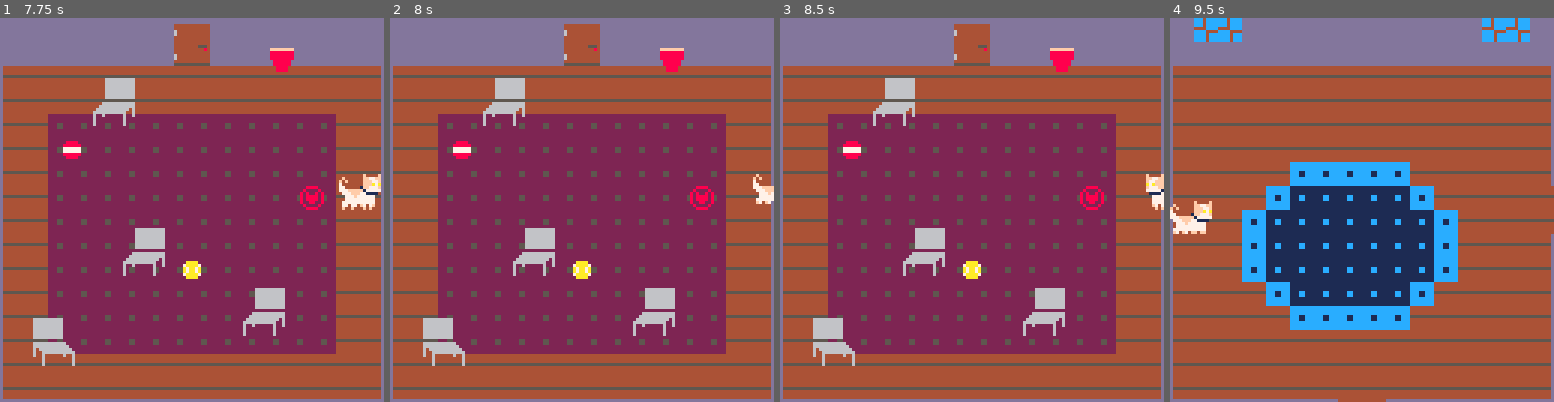
Above: before the commit, frames 1-4 (left to right).
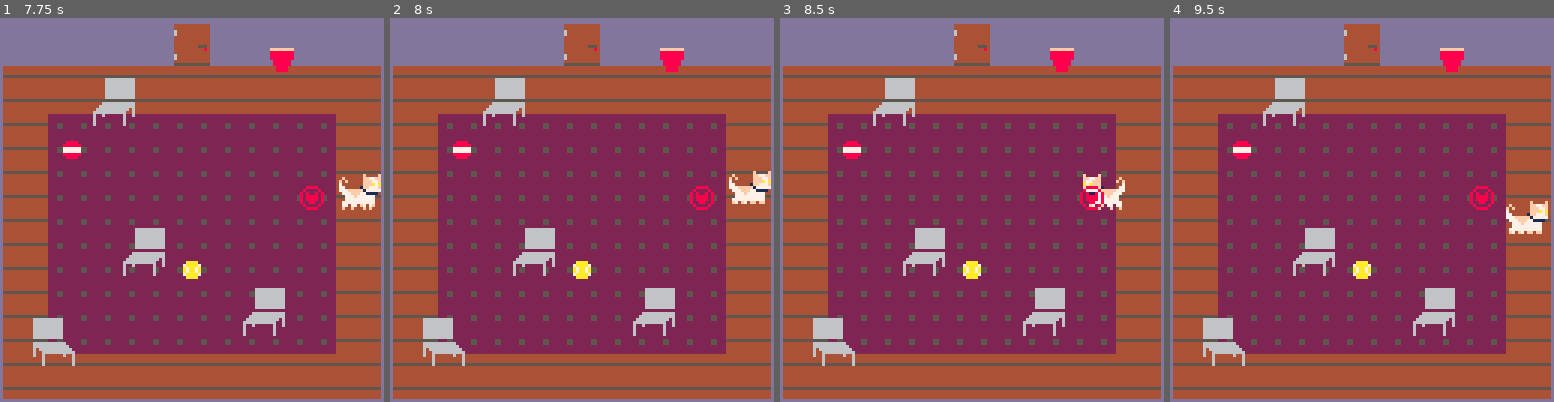
Above: after the commit, the same moments.

Repository: Mpgrime/GameDesign
Game: PICO-8 cartridge catgame.p8
Same seed, same stepped clock (60 frames per second), same inputs: the game is played once before the commit and once after it.
Inputs:
- Up to frame 1 (7.75 s): tap X (X key) at 0.33, 1.07, 1.85, 2.97, 4.08, 5.2, 6.32, 7.43 s; hold Right 1.6-2.1 s; hold Up 2.15-2.42 s; hold Right 2.47-3.03 s; hold Left 3.08-3.58 s; hold Down 3.63-3.97 s; hold Right 4.02-4.68 s; hold Up 4.73-5.03 s; hold Left 5.08-5.68 s; hold Down 5.73-6.03 s; hold Right 6.08-6.58 s; hold Right 6.63-7.13 s; hold Up 7.18-7.45 s; hold Right from 7.5 s (still down)
- Up to frame 2 (8 s): keep holding Right
- Up to frame 3 (8.5 s): release Right at 8.07 s; hold Left from 8.12 s (still down)
- Up to frame 4 (9.5 s): tap X (X key) at 8.55 s; release Left at 8.62 s; hold Down 8.67-9 s; hold Right from 9.05 s (still down)

Frame 1 is identical in both runs. In frame 2, 0.6% of the frame differs, in the area x 88-100%, y 39-49%; in frame 3, 0.8%; in frame 4, 51%, in the area x 0-100%, y 0-100%.

Commit message:
reincluded map collision

Diff:
--- a/catgame.p8
+++ b/catgame.p8
@@ -165,7 +165,7 @@
 		end
 		--pos change if able:
 		if canmove then cat.y -= 1 end
-	--	if mapCollision(cat) then cat.y += 1 end
+		if mapCollision(cat) then cat.y += 1 end
 		--frame set change
 		flist = { 32, 34, 36 }
 		--pose change
@@ -200,7 +200,7 @@
 		end
 		--pos change if able:
 		if canmove then cat.y += 1 end
-		--if mapCollision(cat) then cat.y -= 1 end
+		if mapCollision(cat) then cat.y -= 1 end
 		flist = { 7, 9, 11 }
 		pose = 7
 		cat.flipped = false
@@ -236,7 +236,7 @@
 		end
 		--pos change if able:
 		if canmove then cat.x -= 1 end
-	 if mapCollision(cat) then cat.x += 1 end
+	 	if mapCollision(cat) then cat.x += 1 end
 		flist = { 1, 3, 5 }
 		pose = 1
 		cat.flipped = false
@@ -273,8 +273,7 @@
 		end
 		--pos change if able:
 		if canmove then cat.x += 1 end
-	--	if mapCollision(cat) then cat.x -= 1 end
-		--catpos.x+=1
+		if mapCollision(cat) then cat.x -= 1 end
 		flist = { 1, 3, 5 }
 		pose = 1
 		cat.flipped = true --backwards ⬅️ sprite
